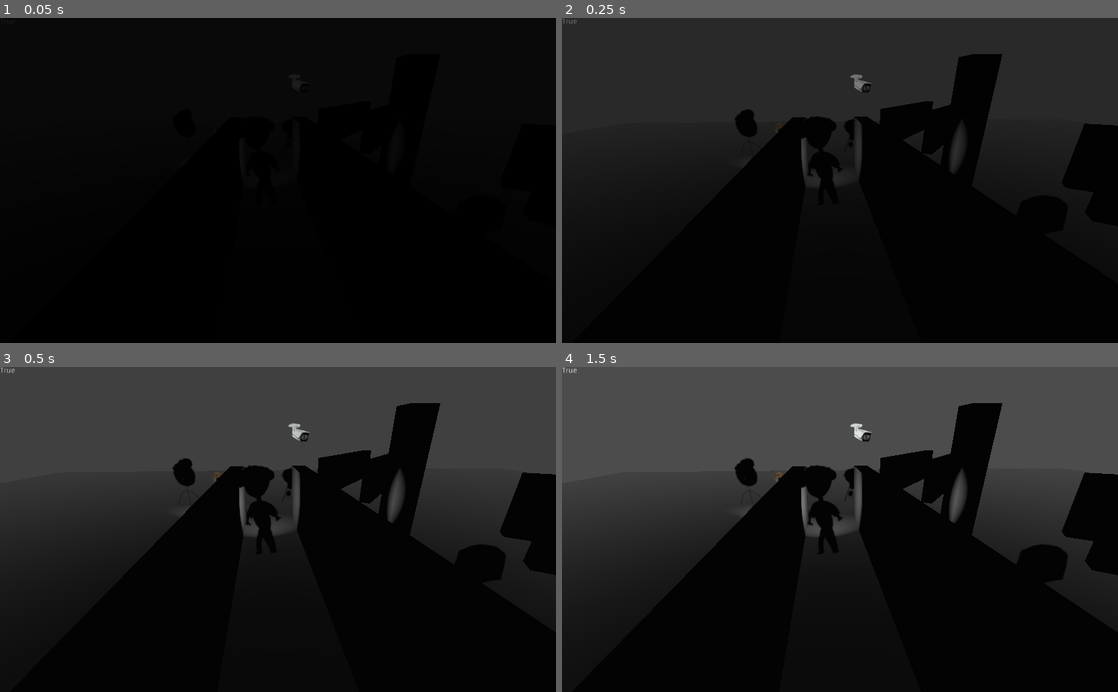
Above: before the commit, frames 1-4 (two rows, left to right).
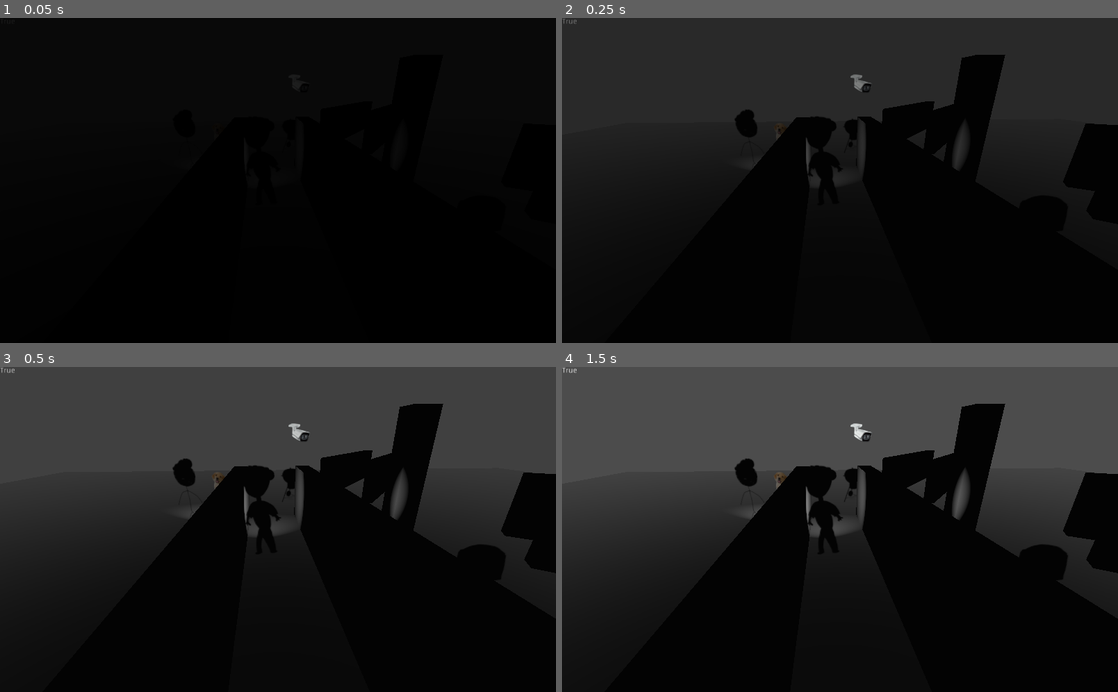
Above: after the commit, the same moments.

Repository: grunkgrunk/gwj-20
Game: Godot game, scene res://World.tscn
The game is run twice, just before and just after one commit, with the same random seed, the same clock (stepped at 60 frames per second) and the same inputs. The engine's default icon, where the game draws it, is replaced by a stand-in: a white triangle on a blue panel in a dark square.
Inputs:
- Up to frame 1 (0.05 s): no input
- Up to frame 2 (0.25 s): no input
- Up to frame 3 (0.5 s): no input
- Up to frame 4 (1.5 s): tap Enter (ui_accept) at 0.5 s; hold Right (ui_right) 0.53-1.28 s; hold Enter (ui_accept) 0.53-1.28 s; hold Down (ui_down) from 1.28 s (still down); tap C (action_1) at 1.35 s

The runs differ from the first frame. In frame 2, 0.9% of the frame differs, in the area x 32-100%, y 11-52%; in frame 3, 1.6%; in frame 4, 1.9%, in the area x 25-100%, y 11-65%.

Commit message:
Made door and hackable computer

Diff:
--- /dev/null
+++ b/game/Computer.gd
@@ -0,0 +1,25 @@
+extends Area
+
+export(NodePath) var doorpath
+onready var door = get_node(doorpath)
+
+func _ready():
+	$Sprite.frame = 0
+
+func hack():
+	print("Has been hacked")
+	$Timer.start()
+	door.open()
+	$Sprite.frame = 1
+
+
+
+
+func _on_Timer_timeout():
+	door.close()
+	$Sprite.frame = 0
+
+
+func _input(event):
+	if event.is_action_pressed("ui_accept"):
+		hack()
--- /dev/null
+++ b/game/Computer.tscn
@@ -0,0 +1,34 @@
+[gd_scene load_steps=6 format=2]
+
+[ext_resource path="res://Computer.gd" type="Script" id=1]
+[ext_resource path="res://OldComputer.png" type="Texture" id=2]
+[ext_resource path="res://OldComputerOff.png" type="Texture" id=3]
+
+[sub_resource type="SphereShape" id=1]
+radius = 1.8978
+
+[sub_resource type="SpriteFrames" id=2]
+animations = [ {
+"frames": [ ExtResource( 2 ), ExtResource( 3 ) ],
+"loop": false,
+"name": "default",
+"speed": 0.0
+} ]
+
+[node name="Computer" type="Area" groups=[
+"Grill",
+]]
+script = ExtResource( 1 )
+
+[node name="CollisionShape" type="CollisionShape" parent="."]
+shape = SubResource( 1 )
+
+[node name="Sprite" type="AnimatedSprite3D" parent="."]
+transform = Transform( 1, 0, 0, 0, 1, 0, 0, 0, 1, 0, 2.15351, 0 )
+billboard = 2
+frames = SubResource( 2 )
+
+[node name="Timer" type="Timer" parent="."]
+wait_time = 3.0
+one_shot = true
+[connection signal="timeout" from="Timer" to="." method="_on_Timer_timeout"]
--- /dev/null
+++ b/game/Door.gd
@@ -0,0 +1,8 @@
+extends Position3D
+
+
+func open():
+	$Animation.play("OpenDoor")
+
+func close():
+	$Animation.play("CloseDoor")
--- /dev/null
+++ b/game/Door.tscn
@@ -0,0 +1,55 @@
+[gd_scene load_steps=6 format=2]
+
+[ext_resource path="res://Door.gd" type="Script" id=1]
+[ext_resource path="res://door.png" type="Texture" id=2]
+
+[sub_resource type="Animation" id=2]
+resource_name = "CloseDoor"
+tracks/0/type = "value"
+tracks/0/path = NodePath(".:rotation_degrees")
+tracks/0/interp = 1
+tracks/0/loop_wrap = true
+tracks/0/imported = false
+tracks/0/enabled = true
+tracks/0/keys = {
+"times": PoolRealArray( 0, 1 ),
+"transitions": PoolRealArray( 1, 1 ),
+"update": 0,
+"values": [ Vector3( 0, 90, 0 ), Vector3( 0, 0, 0 ) ]
+}
+
+[sub_resource type="Animation" id=3]
+resource_name = "OpenDoor"
+tracks/0/type = "value"
+tracks/0/path = NodePath(".:rotation_degrees")
+tracks/0/interp = 1
+tracks/0/loop_wrap = true
+tracks/0/imported = false
+tracks/0/enabled = true
+tracks/0/keys = {
+"times": PoolRealArray( 0, 1 ),
+"transitions": PoolRealArray( 1, 1 ),
+"update": 0,
+"values": [ Vector3( 0, 0, 0 ), Vector3( 0, 90, 0 ) ]
+}
+
+[sub_resource type="BoxShape" id=1]
+extents = Vector3( 2.39952, 5.88933, 0.202289 )
+
+[node name="Door" type="Position3D"]
+script = ExtResource( 1 )
+
+[node name="Animation" type="AnimationPlayer" parent="."]
+anims/CloseDoor = SubResource( 2 )
+anims/OpenDoor = SubResource( 3 )
+
+[node name="Door" type="StaticBody" parent="."]
+transform = Transform( 1, 0, 0, 0, 1, 0, 0, 0, 1, 0, 0, 0 )
+
+[node name="CollisionShape" type="CollisionShape" parent="Door"]
+transform = Transform( 1, 0, 0, 0, 1, 0, 0, 0, 1, -2.40863, 4.97538, 0 )
+shape = SubResource( 1 )
+
+[node name="Sprite3D" type="Sprite3D" parent="Door/CollisionShape"]
+transform = Transform( 0.5, 0, 0, 0, 0.5, 0, 0, 0, 0.5, 0, -0.221978, 0 )
+texture = ExtResource( 2 )
--- a/game/World.tscn
+++ b/game/World.tscn
@@ -8,10 +8,11 @@
 [ext_resource path="res://Camera.gd" type="Script" id=6]
 [ext_resource path="res://Characters.gd" type="Script" id=7]
 [ext_resource path="res://maptest.tscn" type="PackedScene" id=8]
-[ext_resource path="res://Grass.tscn" type="PackedScene" id=9]
 [ext_resource path="res://Grill.tscn" type="PackedScene" id=9]
 [ext_resource path="res://Dog.tscn" type="PackedScene" id=10]
 [ext_resource path="res://SecurityCam.tscn" type="PackedScene" id=11]
+[ext_resource path="res://Computer.tscn" type="PackedScene" id=12]
+[ext_resource path="res://Door.tscn" type="PackedScene" id=13]
 
 [sub_resource type="Environment" id=1]
 
@@ -24,6 +25,7 @@
 transform = Transform( 1, 0, 0, 0, 1, 0, 0, 0, 1, 0, 0, -40.1696 )
 
 [node name="maptest" parent="." instance=ExtResource( 8 )]
+transform = Transform( 1, 0, 0, 0, 1, 0, 0, 0, 1, 0.385449, -0.0194054, -0.238514 )
 
 [node name="Grill" parent="." instance=ExtResource( 9 )]
 transform = Transform( 1, 0, 0, 0, 1, 0, 0, 0, 1, -4.46865, 1.29634, -17.5024 )
@@ -55,3 +57,10 @@
 
 [node name="Dog" parent="." instance=ExtResource( 10 )]
 transform = Transform( 1, 0, 0, 0, 1, 0, 0, 0, 1, -12.783, 3.28324, -16.7435 )
+
+[node name="Computer" parent="." instance=ExtResource( 12 )]
+transform = Transform( 0.8, 0, 0, 0, 0.8, 0, 0, 0, 0.8, 7.59161, 2.96335, 21.2666 )
+doorpath = NodePath("../Door")
+
+[node name="Door" parent="." instance=ExtResource( 13 )]
+transform = Transform( 1, 0, 0, 0, 1, 0, 0, 0, 1, 0, 0, 26.2371 )
Binary file added: game/OldComputer.png
Not shown, added: game/OldComputer.png.import
Binary file added: game/OldComputerOff.png
Not shown, added: game/OldComputerOff.png.import
Not shown: 1 places in game/World.tscn that only renumber resources
Binary file added: game/door.png
Not shown, added: game/door.png.import
Not shown, added: game/OldComputerOff.xcf
